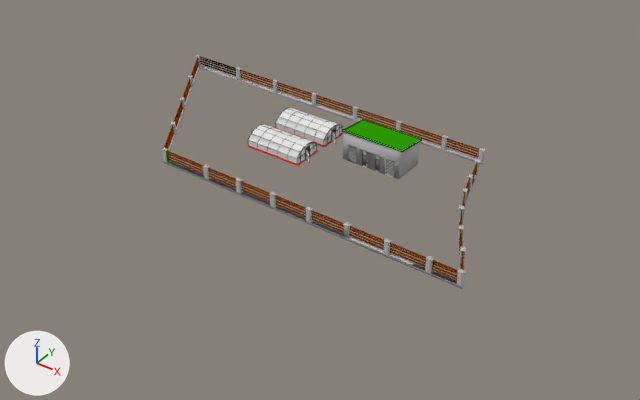
One commit to the Blender file blendFiles/LouiBlendFile.blend: the scene before it, then after it.
Before and after are seen from a 50 mm lens placed at (5.9, -7.84, 5.97), pointed at (0.34, -0.19, -0.32). The axes (+X, +Y, +Z) are drawn at lower left. The lights are the same throughout. Mesh edges are drawn as thin lines on the coarser meshes.
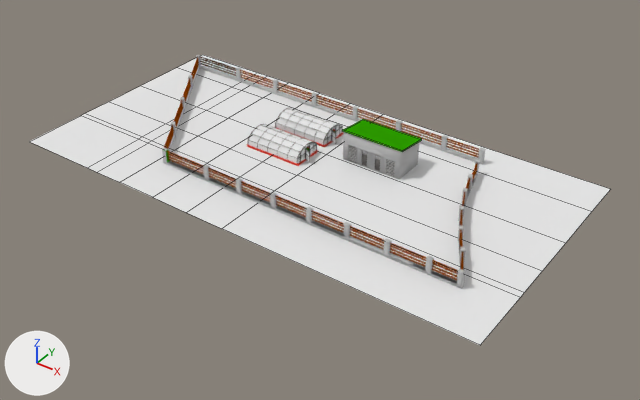
Where the change shows, as pixel boxes (x1, y1, x2, y2) in the pictures (640 x 400 px):
'Plane.005', added
    after: (29, 55, 611, 345)
    faces in mat_whitegravel (white #e7e7e7): (29, 55, 611, 345)
    faces in mat_stones_path (white #e7e7e7): (176, 87, 347, 193)

The edits, one by one:
Material 'whitegravel' (mat_whitegravel) is new.
Its base color is (0.8, 0.8, 0.8) (white #e7e7e7).
Material 'stones path' (mat_stones_path) is new.
Its base color is (0.8, 0.8, 0.8) (white #e7e7e7).
Mesh me_plane_007 is new.
It has 56 vertices, 42 faces and spans x -1.0..0.21, y -1.33..0.76, z -0.73..0.03.
Faces by material slot: [28, 14].
It uses material mat_whitegravel (white #e7e7e7).
It uses material mat_stones_path (white #e7e7e7).
Object 'Plane.005' (ob_plane_005) is new; it shows me_plane_007.
Its location is (1.078, 2.349, 0.18).
Its rotation in degrees is (-3.6, -0.6, 43).
Its scale is (6.08, 3.41, 0.621).
